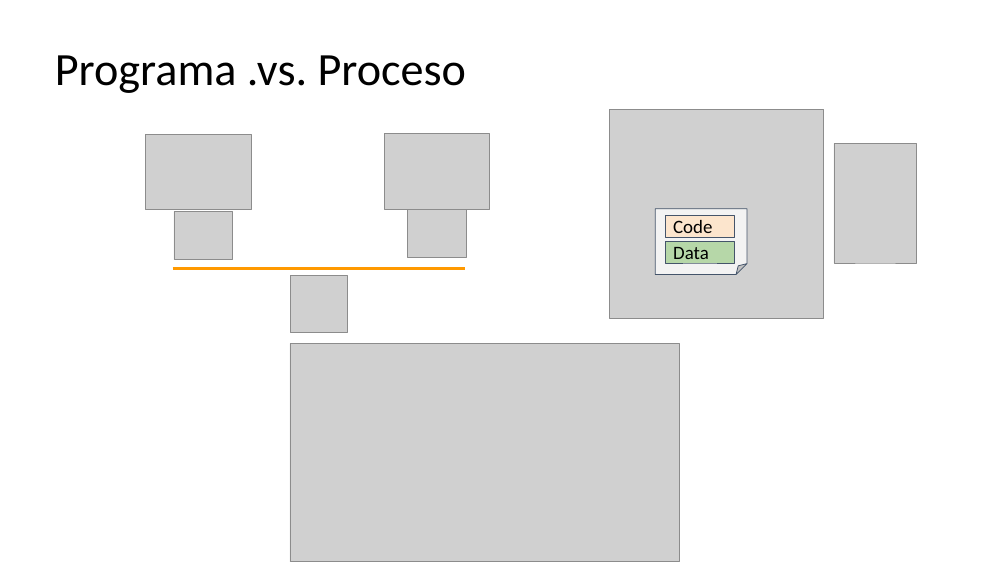
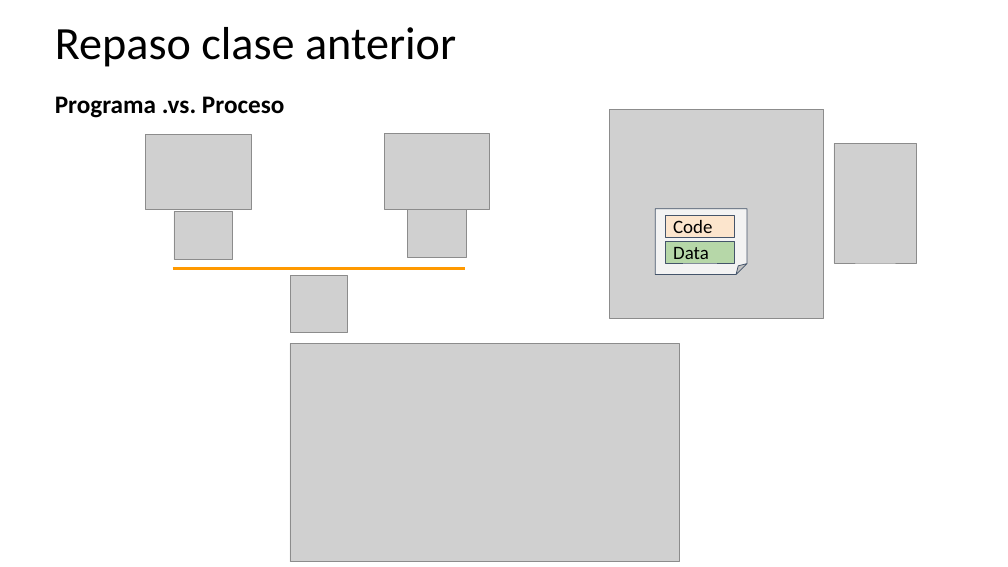
Before and after one commit to udea-so/apuntes_2026-2_SO-virtual, a slide deck: slide 3 of clase_04/SO_apuntes_clase4.pptx. Drawn at 1008x567 pixels with LibreOffice and Linux fonts; fonts in the diff are those of the drawing; grey boxes stand for pictures. Boxes give left, top, right and bottom in pixels: in the first picture for what was removed or moved away, otherwise in the second. Text is boxed around its words. In the diff, an @@ line names an element or a change of style, - is before the commit and + after.

Commit message:
Clase 4 actualizada

```diff
--- a/clase_04/SO_apuntes_clase4.pptx
+++ b/clase_04/SO_apuntes_clase4.pptx
@@ title added at bbox=[55, 27, 456, 67], 44 pt, text #000000 @@
+Repaso clase anterior
@@ text "Programa .vs. Proceso": place and size @@
-text "Programa .vs. Proceso" at bbox=[55, 55, 466, 93]
+text "Programa .vs. Proceso" at bbox=[55, 96, 284, 118]
@@ text "Programa .vs. Proceso" at bbox=[55, 96, 284, 118]: size 44 to 24 pt, bold on; line spacing 0.9 to 1; vertical alignment middle to top @@
```
Also in this commit, not shown: 31 other slides changed, 10 slides added, 1 slide removed, 5 other files.
